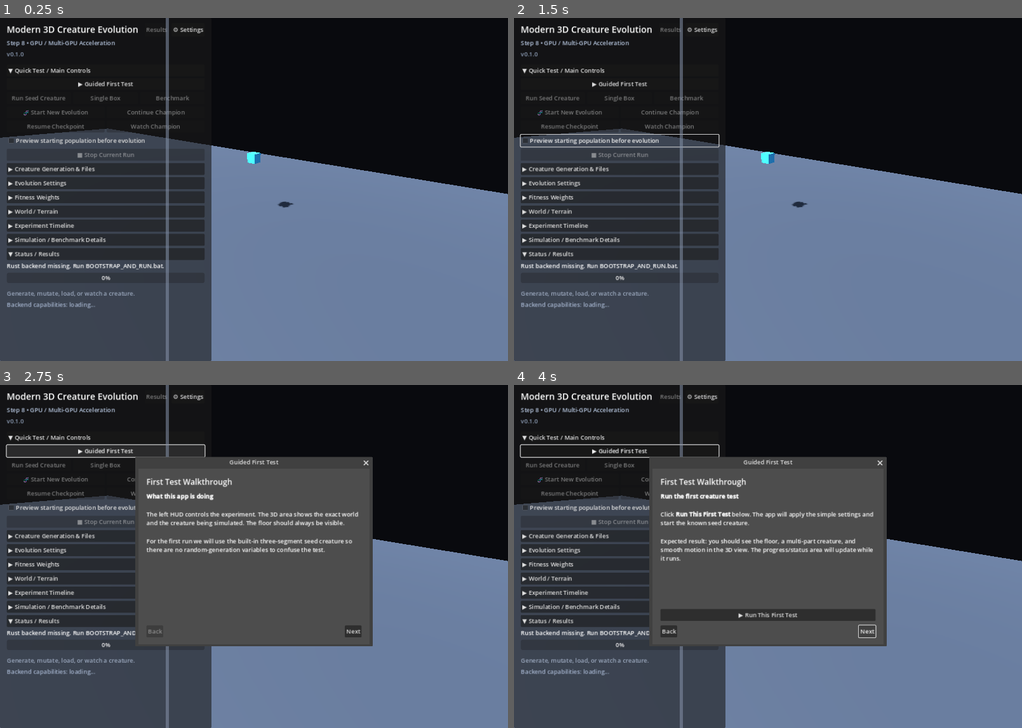
Above: before the commit, frames 1-4 (two rows, left to right).
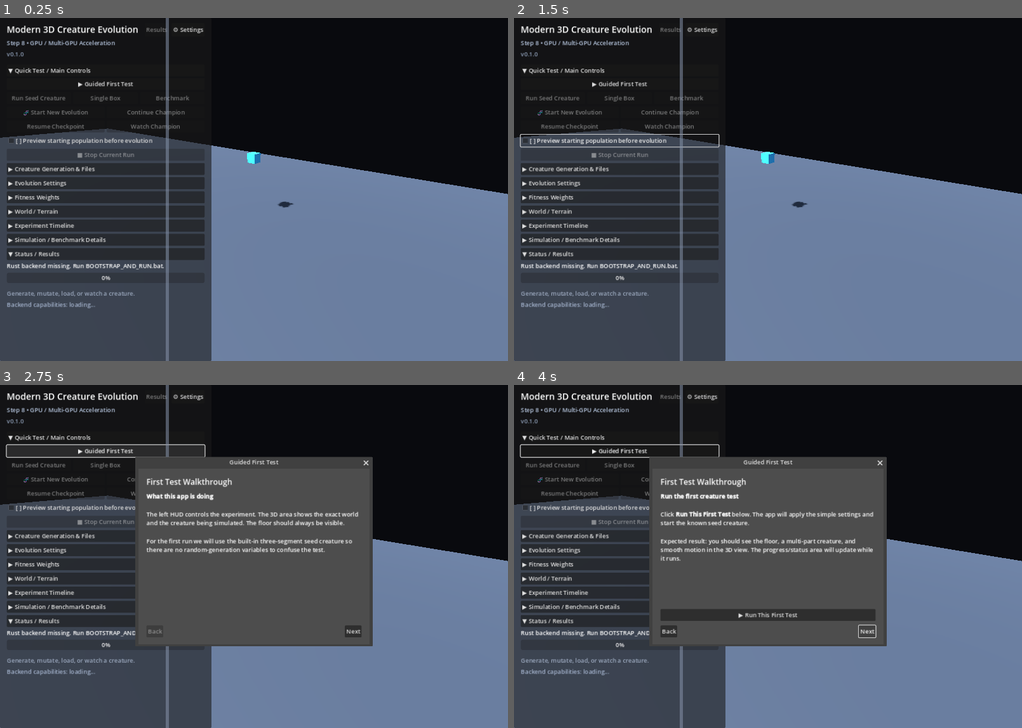
Above: after the commit, the same moments.

Repository: Quest79/Modern-3D-Creature-Evolution
Game: Godot game, scene res://main.tscn
Two runs of this game, one before a commit and one after it. Both use one fixed random seed, a clock stepped at 60 frames per second and the inputs below.
Inputs:
- Up to frame 1 (0.25 s): no input
- Up to frame 2 (1.5 s): click "Preview starting population b…" (after the commit: "[ ] Preview starting populati…") at 0.5 s; click "Preview starting population b…" (after the commit: "[X] Preview starting populati…") at 1.25 s
- Up to frame 3 (2.75 s): click "▶ Guided First Test" at 2 s
- Up to frame 4 (4 s): click "Next" at 2.75 s; click "Next" at 3.5 s

The runs differ from the first frame. In frame 1, 0.2% of the frame differs, in the area x 3-30%, y 34-37%; in frame 2, 0.2%; in frame 3, 0.2%; in frame 4, 0.2%.

Commit message:
Fix population preview checkbox and event handling
Make the preview toggle visibly show [ ]/[X] with the current theme and route population_preview_ready to the normal GUI event handler so Start/Continue actually pause and show the frozen population grid.

Diff:
--- a/apps/godot/main.gd
+++ b/apps/godot/main.gd
@@ -716,8 +716,10 @@
     quick_evolution_row_2.add_child(_watch_champion_button)
 
     _population_preview_check = CheckBox.new()
-    _population_preview_check.text = "Preview starting population before evolution"
     _population_preview_check.button_pressed = _preview_population_before_evolution
+    _population_preview_check.text = _population_preview_checkbox_text(
+        _preview_population_before_evolution
+    )
     _population_preview_check.tooltip_text = (
         "When enabled, Start New Evolution and Continue Champion pause before generation 1 "
         + "and display the exact starting population in a frozen grid."
@@ -5282,43 +5284,6 @@
     _benchmark_log("EVENT %s\n" % JSON.stringify(event))
 
     match kind:
-        "population_preview_ready":
-            var preview_file := str(event.get("preview_file", ""))
-            var preview_population := _load_population_preview_file(preview_file)
-            if preview_population.is_empty():
-                _population_preview_active = false
-                _pending_evolution_args = PackedStringArray()
-                _pending_evolution_label = ""
-                _job_pid = 0
-                _job_kind = ""
-                _set_status("Population preview could not be loaded.")
-                _finish_job_controls()
-                return
-
-            _job_pid = 0
-            _job_kind = ""
-            _dead_process_since_ms = -1
-            _job_started_ms = -1
-            _build_world_from_geometry(event.get("world_geometry", []))
-            _show_population_preview(
-                preview_population,
-                int(event.get("champion_index", -1))
-            )
-            _population_preview_active = true
-            _progress_bar.value = 0
-            _set_status(
-                "Starting population preview • %s creatures • frozen until Continue Evolution"
-                % str(preview_population.size())
-            )
-            _metrics.text = (
-                "[b]Starting population preview[/b]\n"
-                + "%s creatures shown in a frozen grid. "
-                % str(preview_population.size())
-                + "No evaluation or evolution has started yet.\n"
-                + "Press [b]Continue Evolution[/b] when you are ready."
-            )
-            _finish_job_controls()
-
         "evolution_started":
             _clear_population_preview()
             _build_world_from_geometry(event.get("world_geometry", []))
@@ -5805,6 +5770,9 @@
     _set_timeline_controls_enabled(true)
     if _population_preview_check != null:
         _population_preview_check.disabled = false
+        _population_preview_check.text = _population_preview_checkbox_text(
+            _preview_population_before_evolution
+        )
     if _population_preview_continue_button != null:
         _population_preview_continue_button.visible = false
     _stop_button.disabled = true
@@ -5901,6 +5869,45 @@
         return
 
     match kind:
+        "population_preview_ready":
+            var preview_file := str(event.get("preview_file", ""))
+            var preview_population := _load_population_preview_file(preview_file)
+            if preview_population.is_empty():
+                _population_preview_active = false
+                _pending_evolution_args = PackedStringArray()
+                _pending_evolution_label = ""
+                _job_pid = 0
+                _job_kind = ""
+                _dead_process_since_ms = -1
+                _job_started_ms = -1
+                _set_status("Population preview could not be loaded.")
+                _finish_job_controls()
+                return
+
+            _job_pid = 0
+            _job_kind = ""
+            _dead_process_since_ms = -1
+            _job_started_ms = -1
+            _build_world_from_geometry(event.get("world_geometry", []))
+            _show_population_preview(
+                preview_population,
+                int(event.get("champion_index", -1))
+            )
+            _population_preview_active = true
+            _progress_bar.value = 0
+            _set_status(
+                "Starting population preview • %s creatures • frozen until Continue Evolution"
+                % str(preview_population.size())
+            )
+            _metrics.text = (
+                "[b]Starting population preview[/b]\n"
+                + "%s creatures shown in a frozen grid. "
+                % str(preview_population.size())
+                + "No evaluation or evolution has started yet.\n"
+                + "Press [b]Continue Evolution[/b] when you are ready."
+            )
+            _finish_job_controls()
+
         "evolution_started":
             _build_world_from_geometry(event.get("world_geometry", []))
             _progress_bar.value = 0
@@ -6416,8 +6423,18 @@
     return Quaternion.IDENTITY
 
 
+func _population_preview_checkbox_text(enabled: bool) -> String:
+    return (
+        "[X] Preview starting population before evolution"
+        if enabled
+        else "[ ] Preview starting population before evolution"
+    )
+
+
 func _on_population_preview_toggled(enabled: bool) -> void:
     _preview_population_before_evolution = enabled
+    if _population_preview_check != null:
+        _population_preview_check.text = _population_preview_checkbox_text(enabled)
     _save_settings()
 
 
